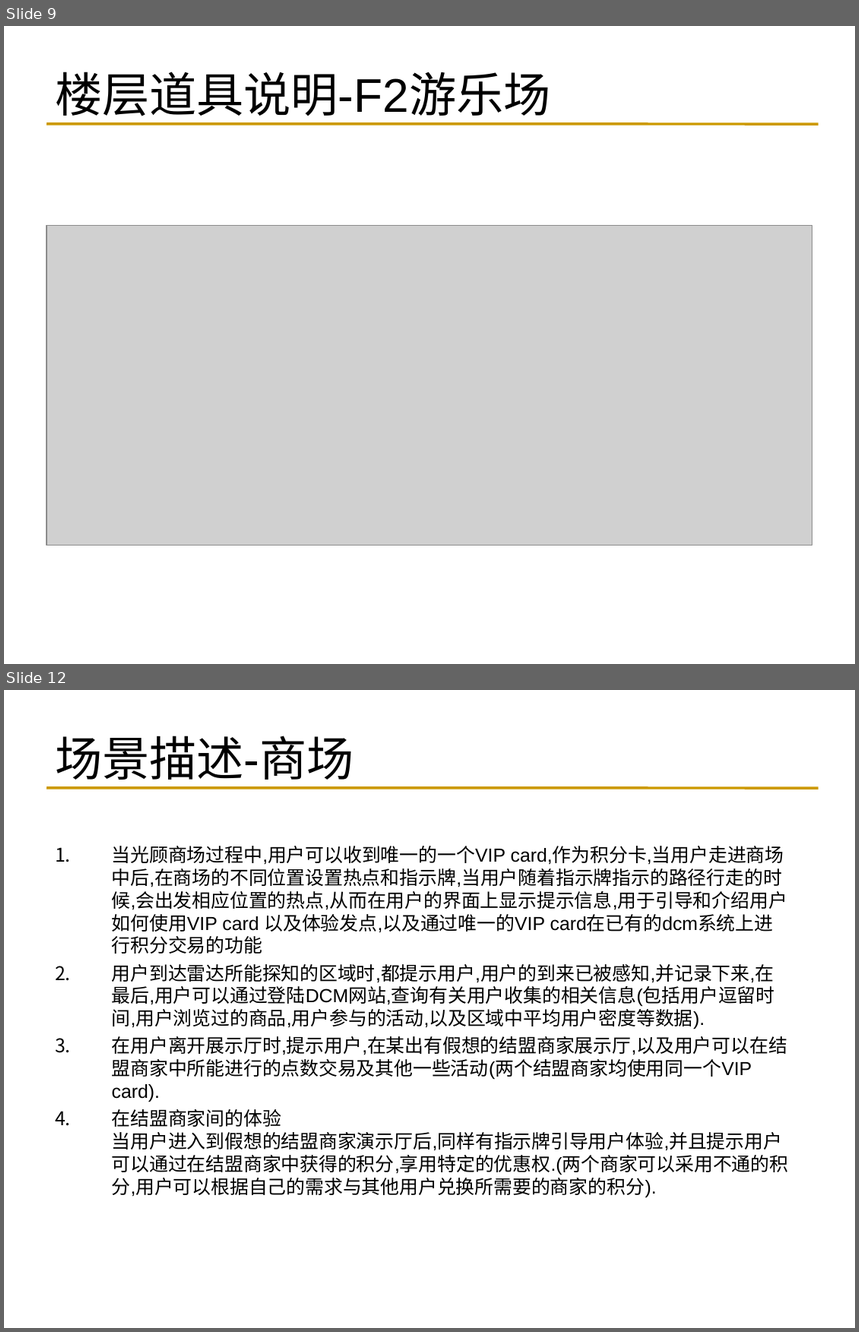
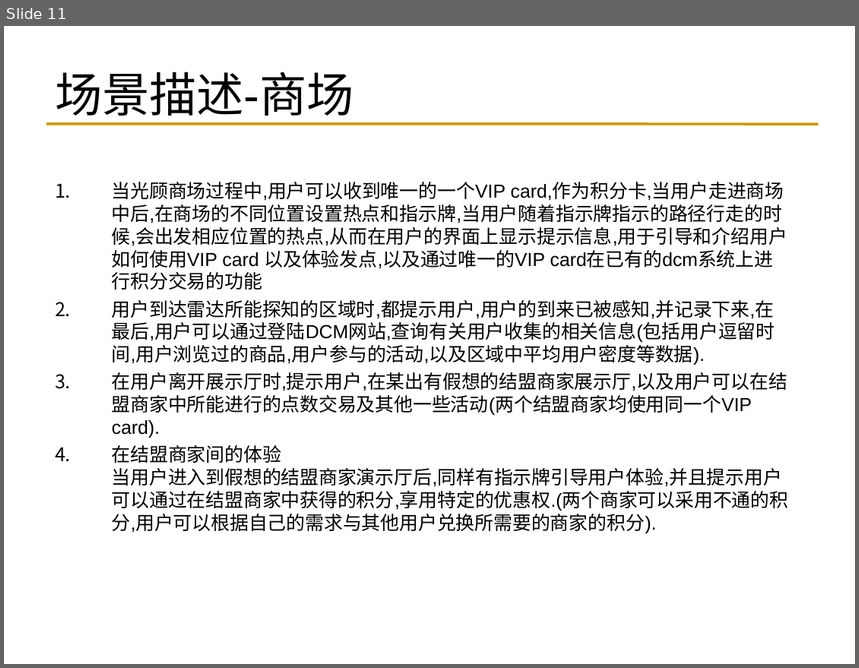
Before and after one commit to reetssydney/dcm, a slide deck: trunk/Second Life需求_张亮.ppt. Shown one above the other, each under a label of ours: slides 9 and 12 before the commit, slide 11 after it; the slides between them are not shown. The pictures are 859x1332 and 859x668 pixels, drawn with LibreOffice and Linux fonts; fonts in the diff are those of the drawing; grey boxes stand for pictures. Boxes give left, top, right and bottom in pixels: in the first picture for what was removed or moved away, otherwise in the second. Text is boxed around its words. In the diff, an @@ line names an element or a change of style, - is before the commit and + after.

```diff
--- a/trunk/Second Life需求_张亮.ppt
+++ b/trunk/Second Life需求_张亮.ppt
@@ slide 9 removed at box(4, 26, 855, 664), background #FFFFFF; not listed: 1 template element that a slide beside it also shows @@
@@ title removed at box(55, 72, 551, 124) @@
-楼层道具说明-F2游乐场
@@ picture removed at box(47, 226, 813, 546) @@
@@ what was slide 12 is now slide 11 @@
```
Also in this commit, not shown: 2 slides changed, 1 slide added, 1 other slide removed.
